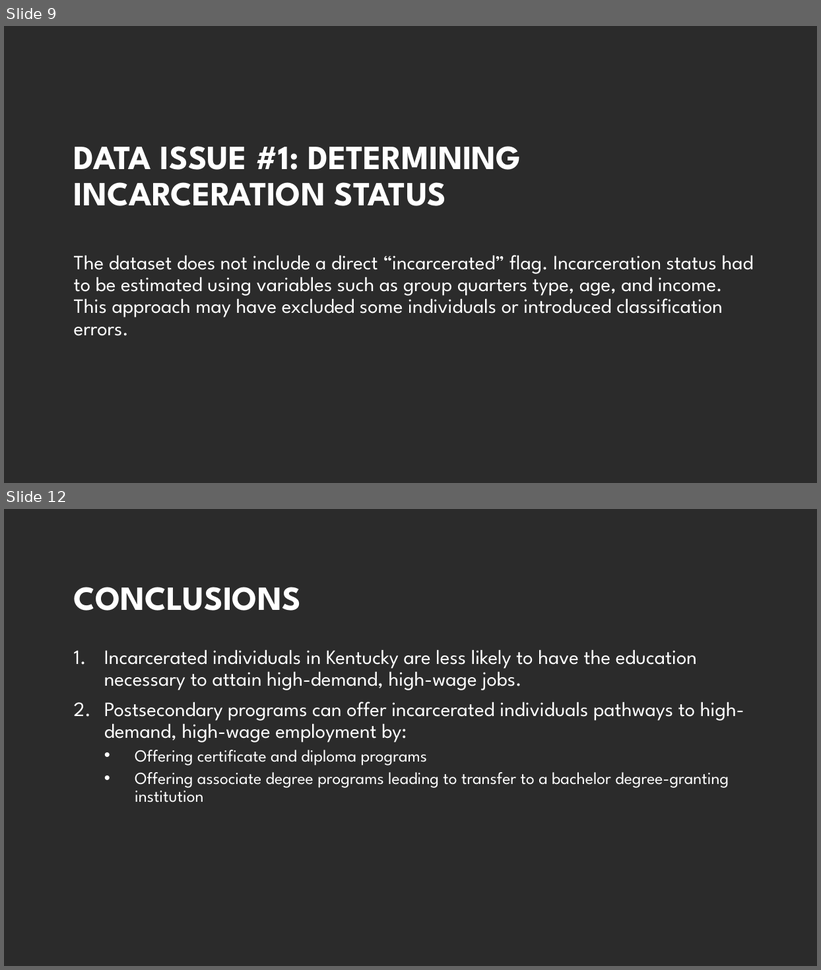
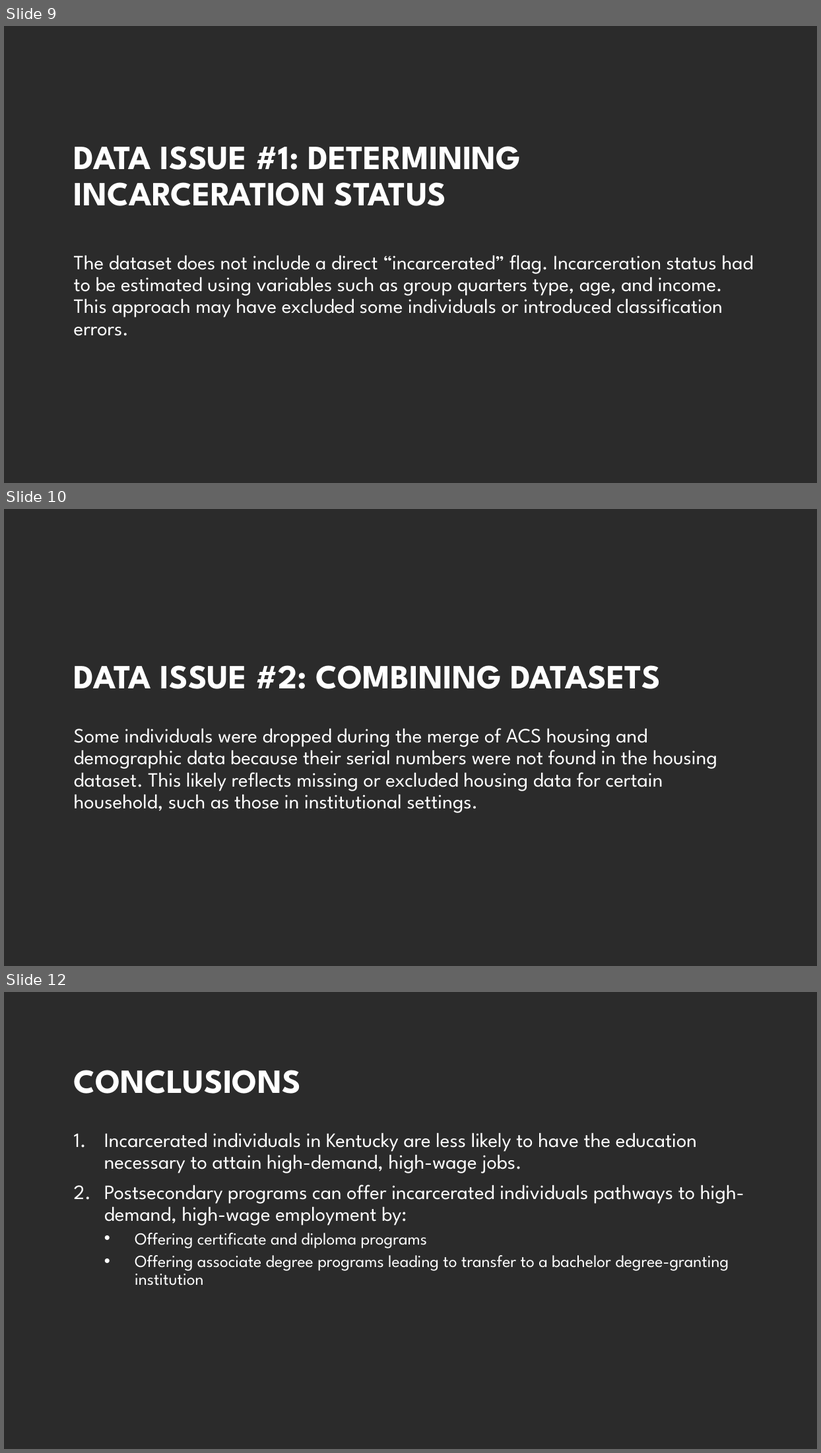
Before and after one commit to ashley-skidmore/prison_to_profession, a slide deck: deliverables/project_presentation.pptx. Shown one above the other, each under a label of ours: slides 9 and 12 before the commit, slides 9, 10 and 12 after it; the slides between them are not shown. The pictures are 821x970 and 821x1453 pixels, drawn with LibreOffice and Linux fonts; fonts in the diff are those of the drawing; background and template pictures are left out; a plain dark background stands for a picture behind light text. Boxes give left, top, right and bottom in pixels: in the first picture for what was removed or moved away, otherwise in the second. Text is boxed around its words. In the diff, an @@ line names an element or a change of style, - is before the commit and + after.

Commit message:
updated presentation files with additional considerations and applications for data

```diff
--- a/deliverables/project_presentation.pptx
+++ b/deliverables/project_presentation.pptx
@@ slide 10 added at [4,509,817,966], background picture (left out) @@
@@ title added at [74,665,661,689], 40 pt, text #FFFFFF, bold @@
+DATA ISSUE #2: COMBINING DATASETS
@@ text added at [74,728,717,813], 24 pt, text #FFFFFF @@
+Some individuals were dropped during the merge of ACS housing and demographic data because their serial numbers were not found in the housing dataset. This likely reflects missing or excluded housing data for certain household, such as those in institutional settings.
```
Also in this commit, not shown: 1 slide changed, 2 other slides added, 1 slide removed, 1 other file.
